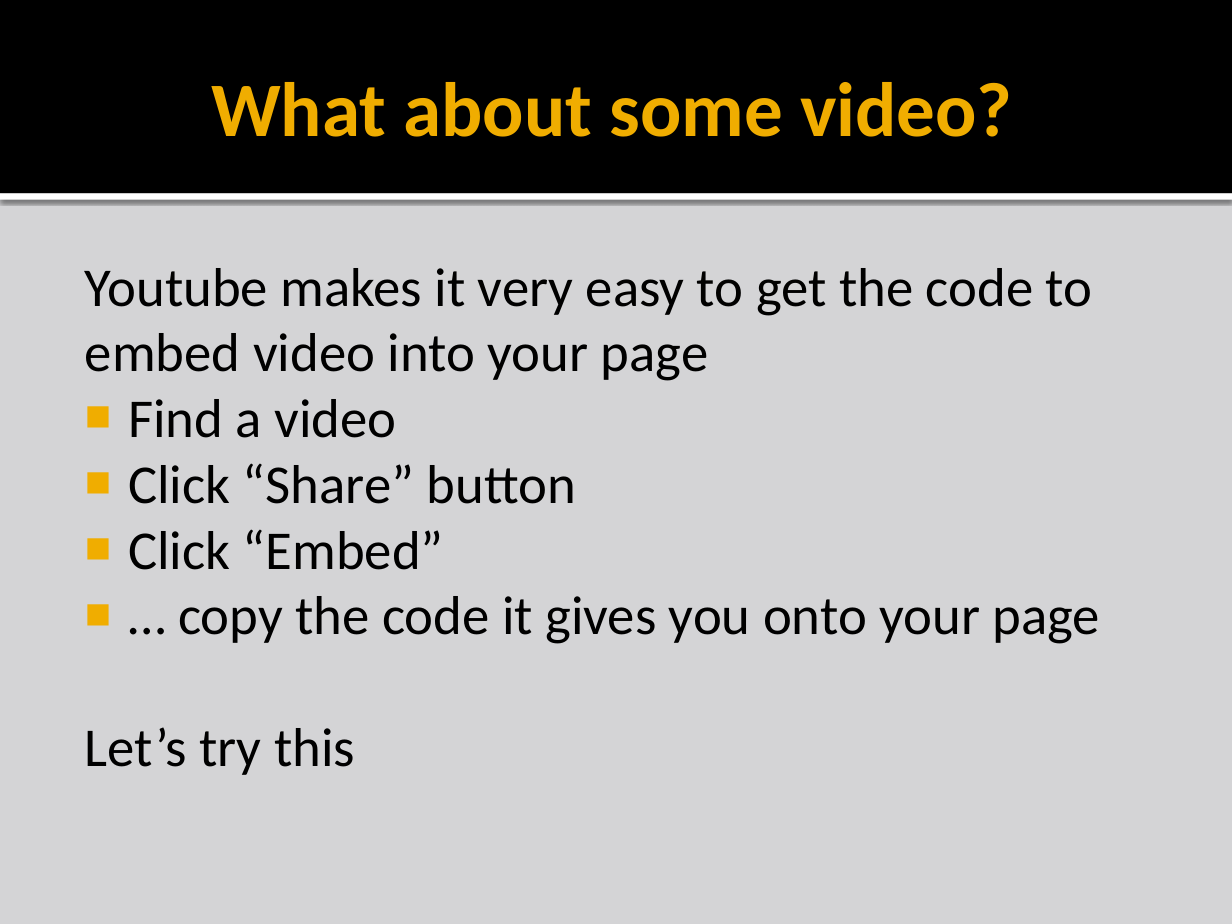
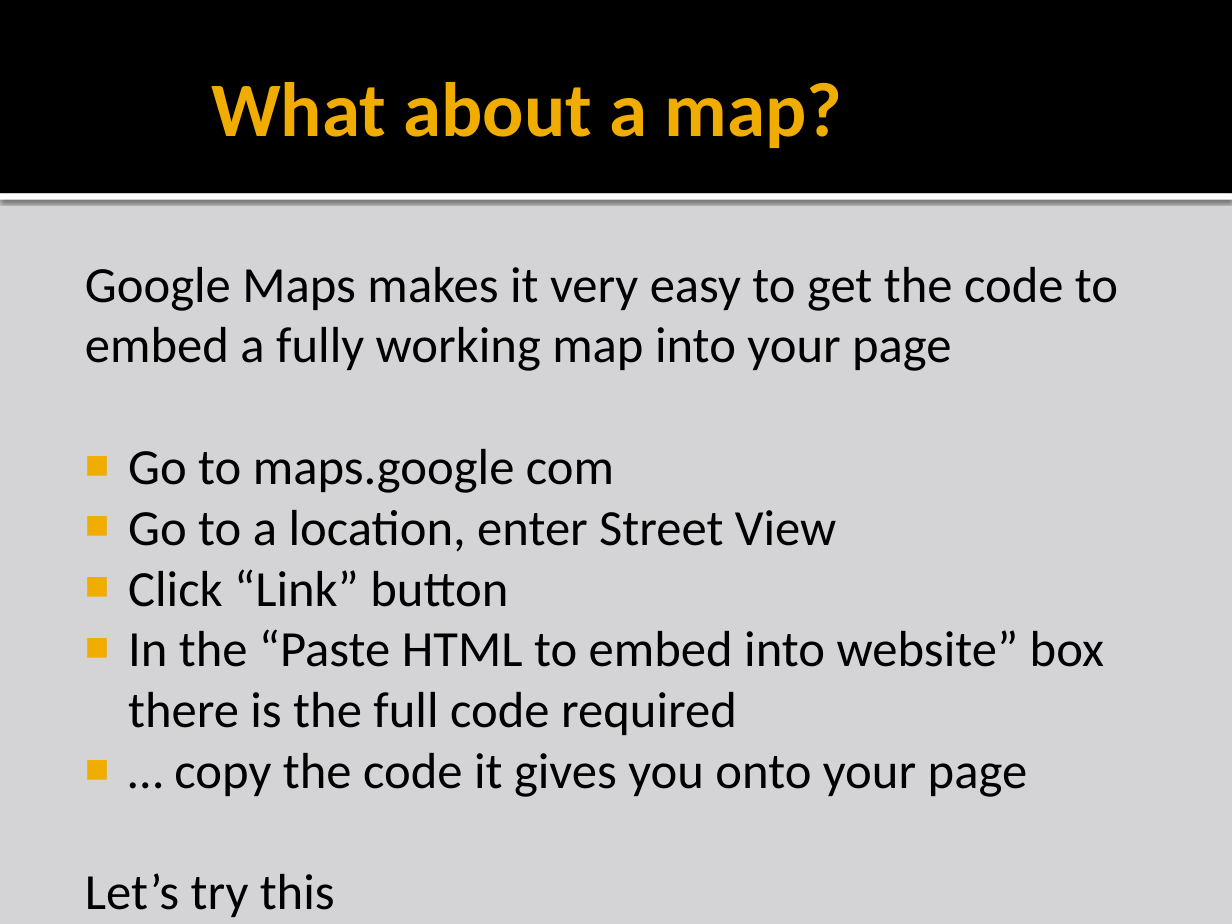
Before and after one commit to liamf/coderdojo-bray, a slide deck: slide 8 of html/presentations/CoderDojoBrayHTML_session1.pptx (slide 7 before the commit). Drawn at 1232x924 pixels with LibreOffice and Linux fonts; fonts in the diff are those of the drawing; background and template pictures are left out. Boxes give left, top, right and bottom in pixels: in the first picture for what was removed or moved away, otherwise in the second. Text is boxed around its words. In the diff, an @@ line names an element or a change of style, - is before the commit and + after.

```diff
--- a/html/presentations/CoderDojoBrayHTML_session1.pptx
+++ b/html/presentations/CoderDojoBrayHTML_session1.pptx
@@ title at bbox=[211, 82, 843, 148]: text changed @@
-What about some video?
+What about a map?
@@ text at bbox=[85, 267, 1118, 735]: text changed; size 32 to 29.6 pt @@
-Youtube makes it very easy to get the code to embed video into your page
-■ Find a video
-■ Click “Share” button
-■ Click “Embed”
+Google Maps makes it very easy to get the code to embed a fully working map into your page
+■ Go to maps.google com
+■ Go to a location, enter Street View
+■ Click “Link” button
+■ In the “Paste HTML to embed into website” box there is the full code required
@@ text at bbox=[174, 753, 1028, 797]: size 32 to 29.6 pt in "… copy the code it gives you ...", "Let’s try this" @@
```
Also in this commit, not shown: 4 other slides changed, 1 slide added, 13 other files.
